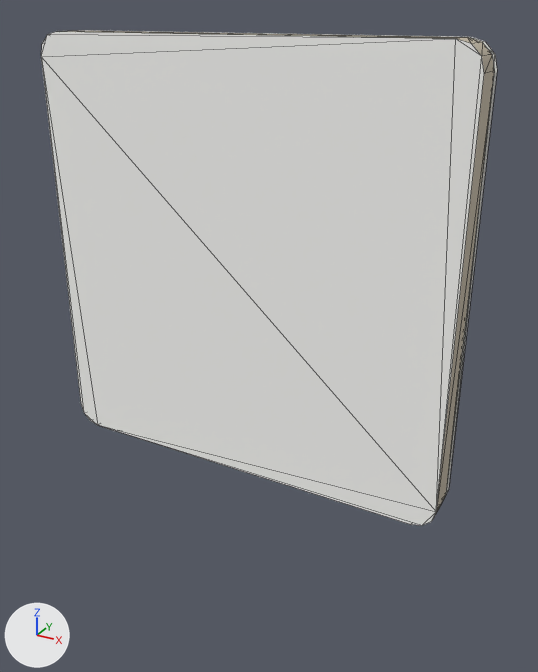
A saved change to the glTF model models/lobby/date_bg.glb.
Both versions are drawn from a 50 mm lens placed at (0.821, -1.402, 0.546), pointed at (0.026, 0.043, -0.177). Lighting does not change. The marker at lower left points along +X, +Y and +Z. Mesh edges are drawn as thin lines. Vertices at the same position are counted once.

Objects in the first picture: 'date_bg'.
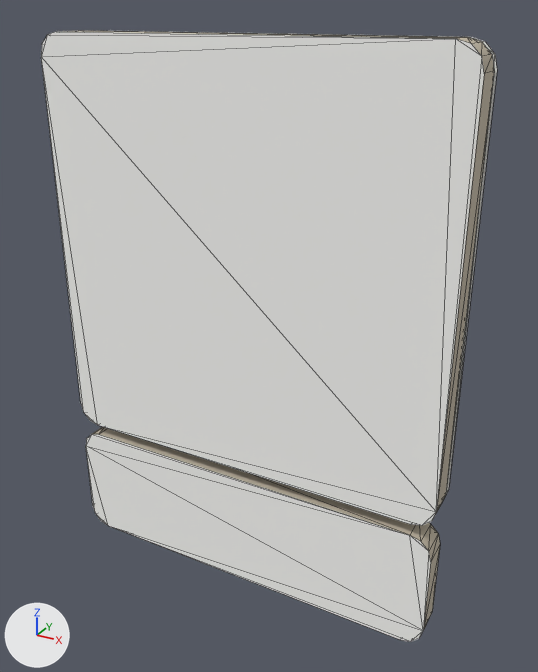
Pixel boxes [x1, y1, x2, y2] of what changed, in the pictures (538 x 672 px):
'date_bg', reshaped (23% taller): before [41, 30, 497, 526]; after [41, 30, 497, 642]
part 1 of me_plane, added: after [86, 427, 440, 642]

Edits to the bpy script that builds the scene:
```text
Change me_plane:
    used by ob_date_bg; location = (0.0, 0.0, 0.0)
    remove me_plane.from_pydata(...)  # 58 vertices, 84 faces; spans x -0.5..0.5, y -0.071..0.136, z -0.5..0.5
    add me_plane.from_pydata(...)  # 90 vertices, 144 faces; spans x -0.5..0.5, y -0.071..0.136, z -0.839..0.5
    me_plane part 1: a new loose piece of 32 vertices spanning x -0.5..0.5, y -0.071..0.0, z -0.839..-0.529, in mat_ui_base_mat (picture img_uiatlas)
```
